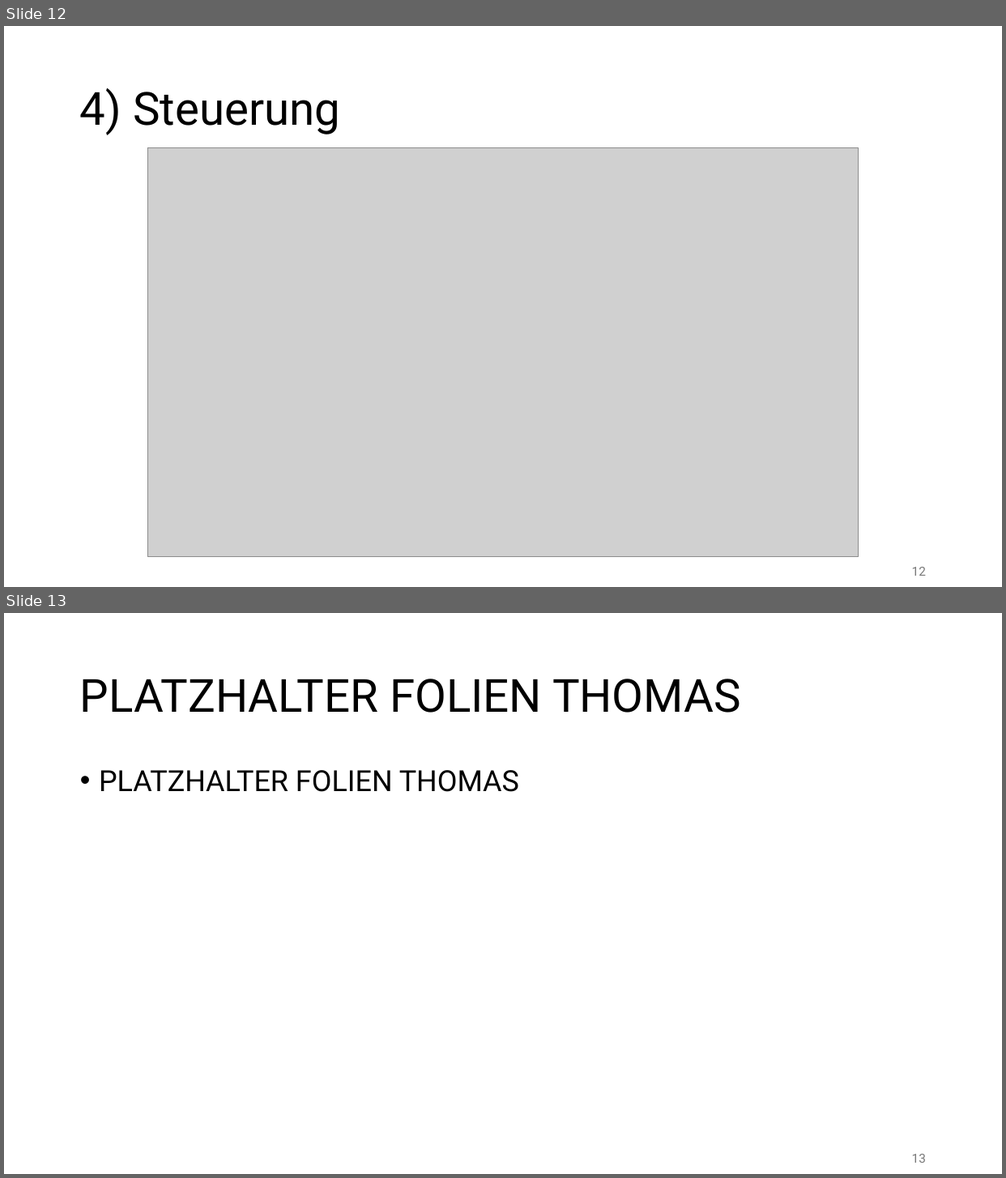
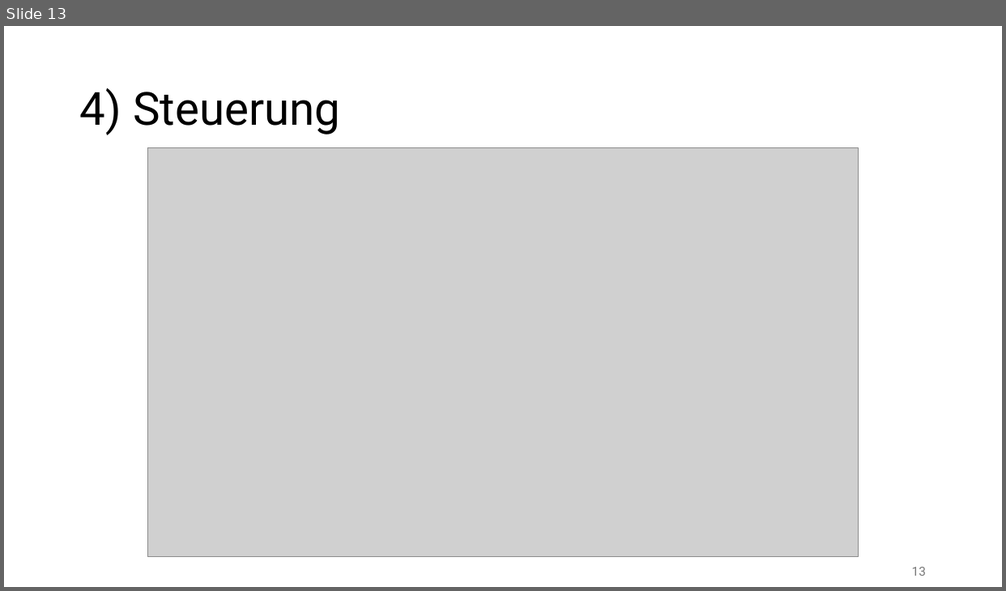
Before and after one commit to Preunicom/FractalCore, a slide deck: docs/Endpraesentation/DAPI_FractalCore_Endpraesentation.pptx. Shown one above the other, each under a label of ours: slides 12 and 13 before the commit, slide 13 after it. The pictures are 1006x1178 and 1006x591 pixels, drawn with LibreOffice and Linux fonts; fonts in the diff are those of the drawing; grey boxes stand for pictures. Boxes give left, top, right and bottom in pixels: in the first picture for what was removed or moved away, otherwise in the second. Text is boxed around its words. In the diff, an @@ line names an element or a change of style, - is before the commit and + after.

```diff
--- a/docs/Endpraesentation/DAPI_FractalCore_Endpraesentation.pptx
+++ b/docs/Endpraesentation/DAPI_FractalCore_Endpraesentation.pptx
@@ slide 13 removed at box(4, 613, 1002, 1174), background #FFFFFF @@
@@ title removed at box(80, 679, 741, 713) @@
-PLATZHALTER FOLIEN THOMAS
@@ text removed at box(99, 770, 519, 792) @@
-• PLATZHALTER FOLIEN THOMAS
@@ page number removed at box(912, 1154, 926, 1163) @@
-13
@@ what was slide 12 is now slide 13 @@
@@ page number at box(912, 567, 926, 576): text changed @@
-12
+13
```
Also in this commit, not shown: 3 slides added, 2 other slides removed.
